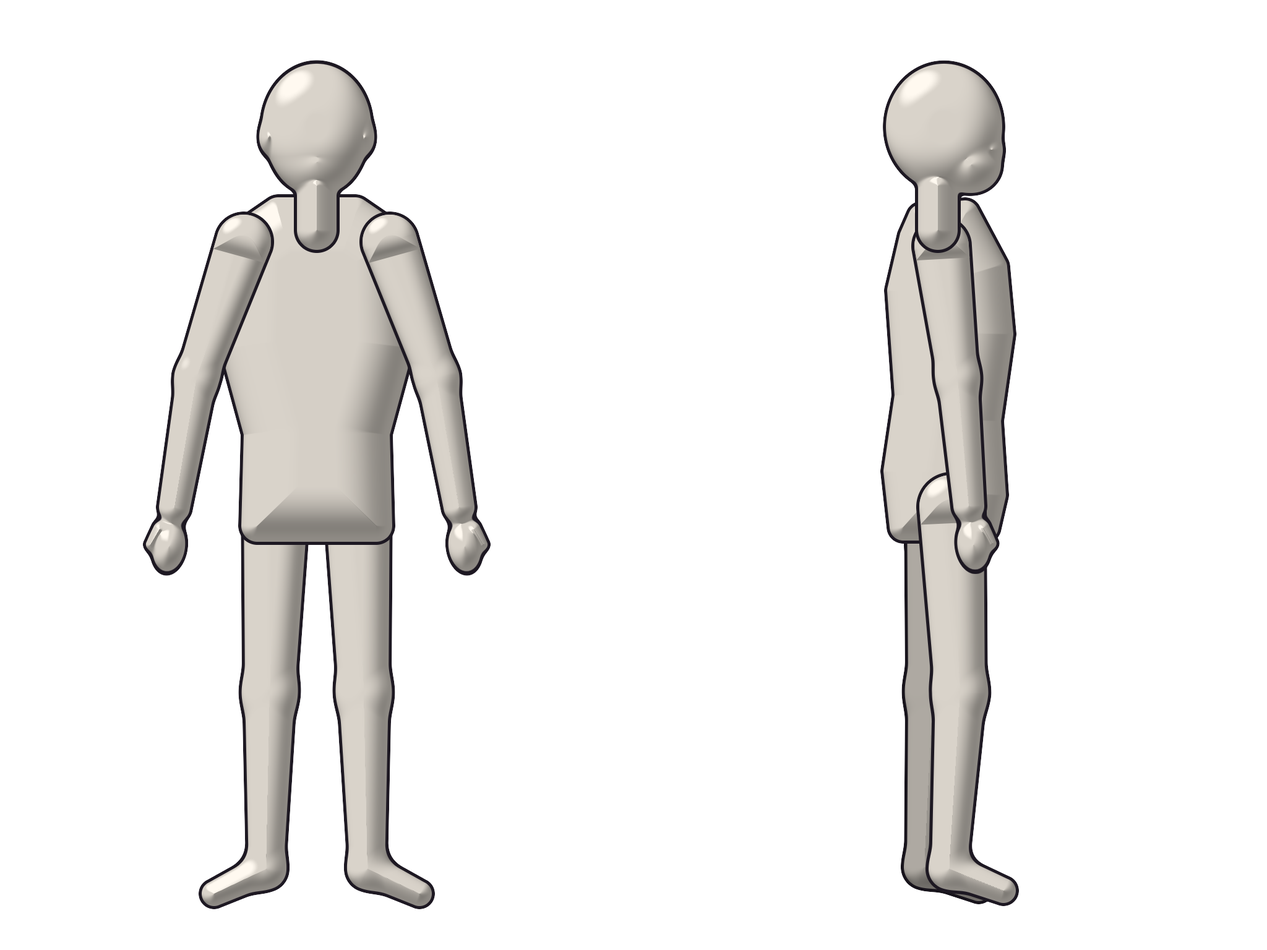
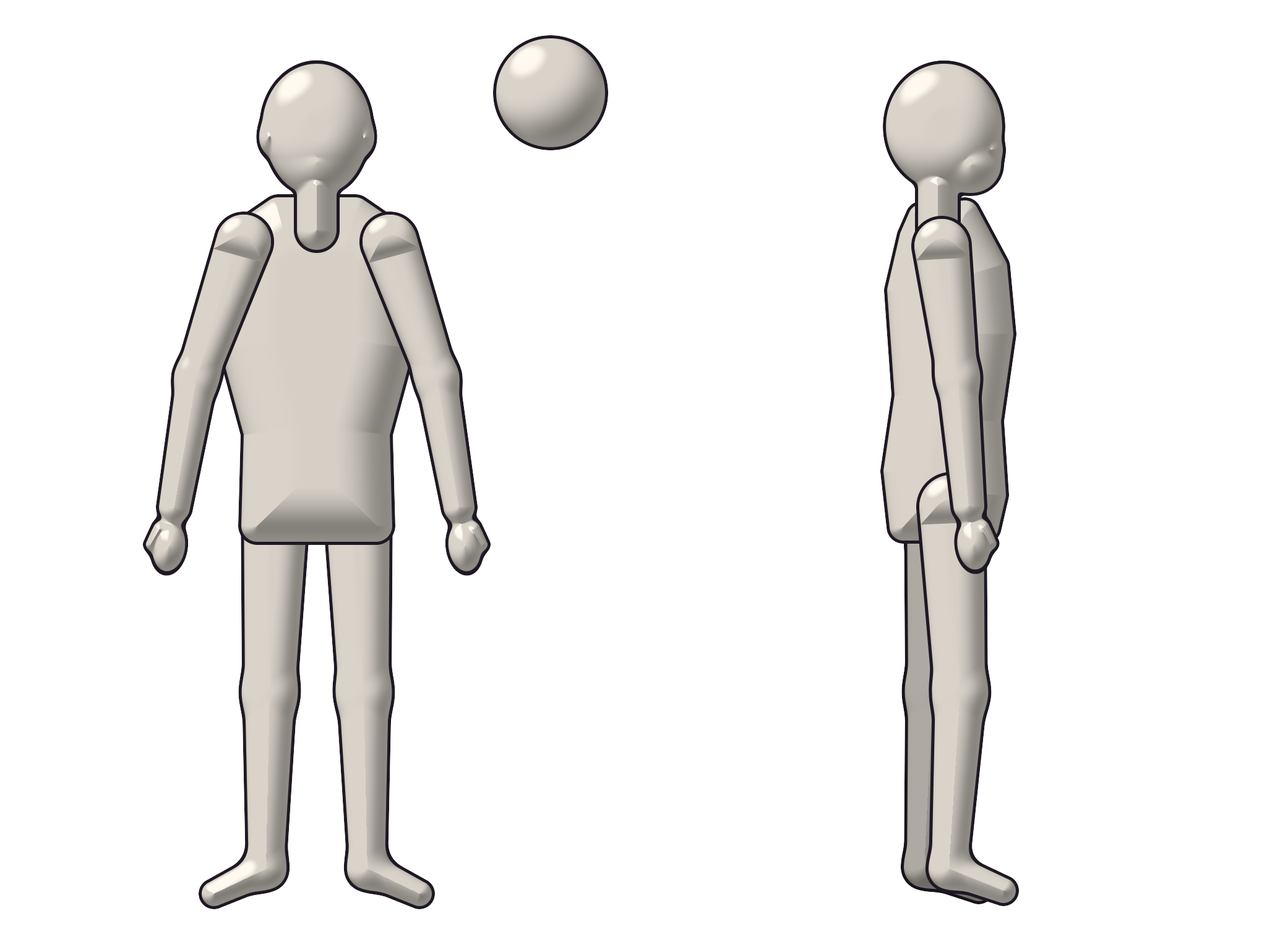
Before/after of a 1267px x 950px layered artwork. What changed in the layer stack:
moved "arm_near" (2nd of 2, in "template (reference only, not drawn in the game)" › "side") above "head" over <box>915,215,961,253</box>
added layer "ball" (2nd of 2, in "template (reference only, not drawn in the game)") in group "template (reference only, not drawn in the game)" over <box>492,35,608,151</box>
